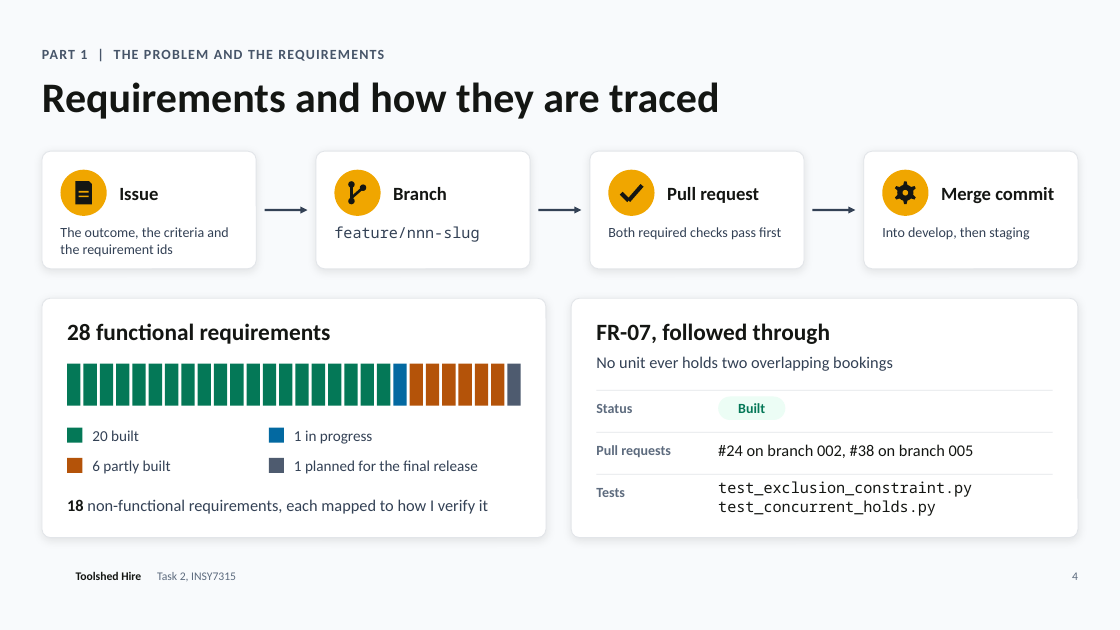
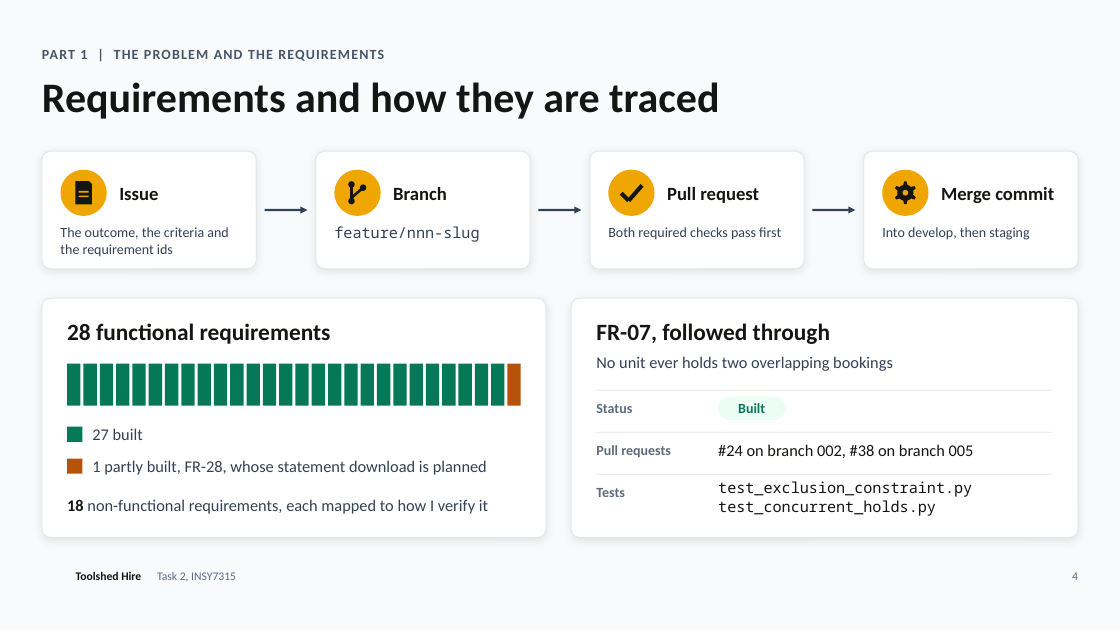
Before and after one commit to teon-artilionAI/toolshed-hire, a slide deck: slide 4 of docs/task2/slides/toolshed-hire-task-2.pptx. Drawn at 1120x630 pixels with LibreOffice and Linux fonts; fonts in the diff are those of the drawing; background and template pictures are left out. Boxes give left, top, right and bottom in pixels: in the first picture for what was removed or moved away, otherwise in the second. Text is boxed around its words. In the diff, an @@ line names an element or a change of style, - is before the commit and + after.

```diff
--- a/docs/task2/slides/toolshed-hire-task-2.pptx
+++ b/docs/task2/slides/toolshed-hire-task-2.pptx
@@ rectangle at box(393, 364, 407, 406): fill #0369A1 to #047857 @@
@@ fill #B45309 to #047857 in 6 elements at box(410, 364, 423, 406), box(426, 364, 439, 406), box(442, 364, 455, 406), box(459, 364, 472, 406), box(475, 364, 488, 406), box(492, 364, 505, 406) @@
@@ rectangle at box(507, 364, 521, 406): fill #4E5B6F to #B45309 @@
@@ text at box(92, 428, 143, 440): text changed; size 13 to 14 pt @@
-20 built
+27 built
@@ rectangle removed at box(269, 428, 284, 443) @@
@@ text at box(92, 460, 487, 475): text changed; size 13 to 14 pt @@
-1 in progress
+1 partly built, FR-28, whose statement download is planned
@@ text removed at box(92, 460, 171, 474) @@
-6 partly built
@@ rectangle removed at box(269, 458, 284, 473) @@
@@ text removed at box(294, 460, 478, 474) @@
-1 planned for the final release
```
Also in this commit, not shown: 12 other slides changed, 1 other file.
